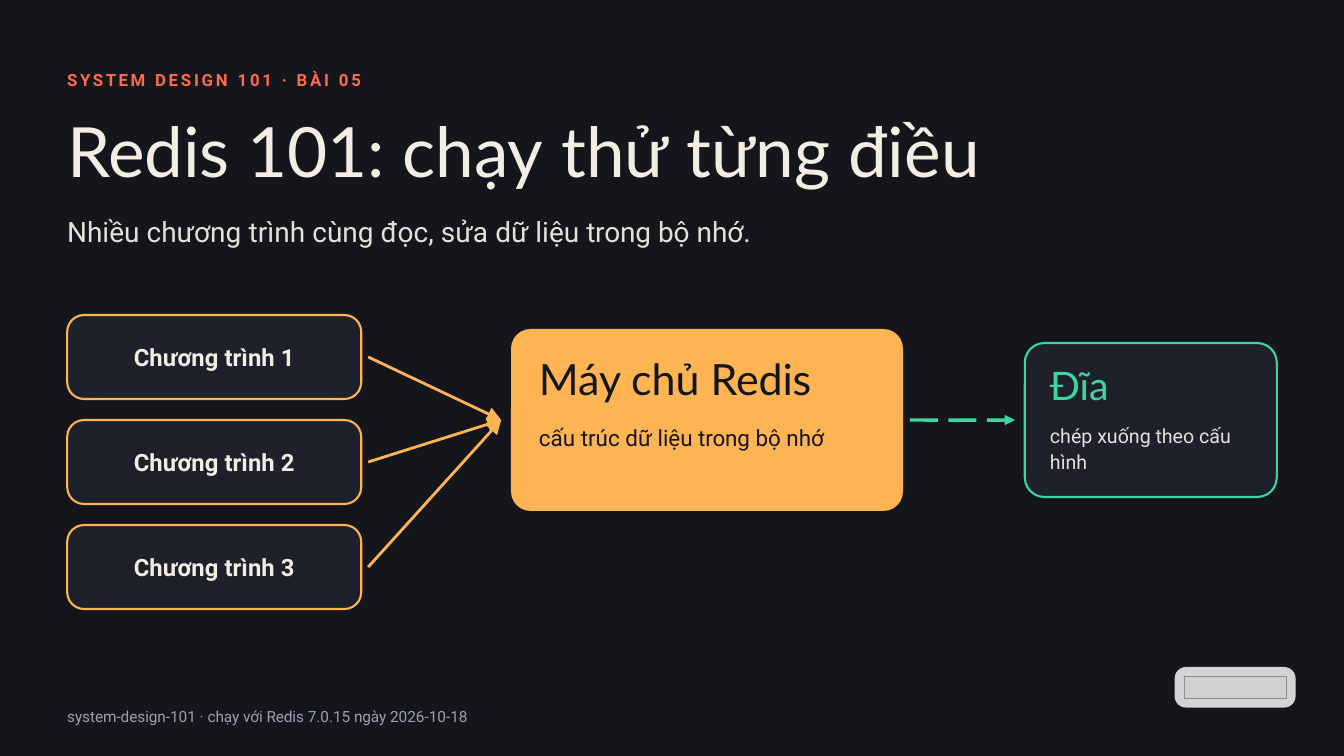
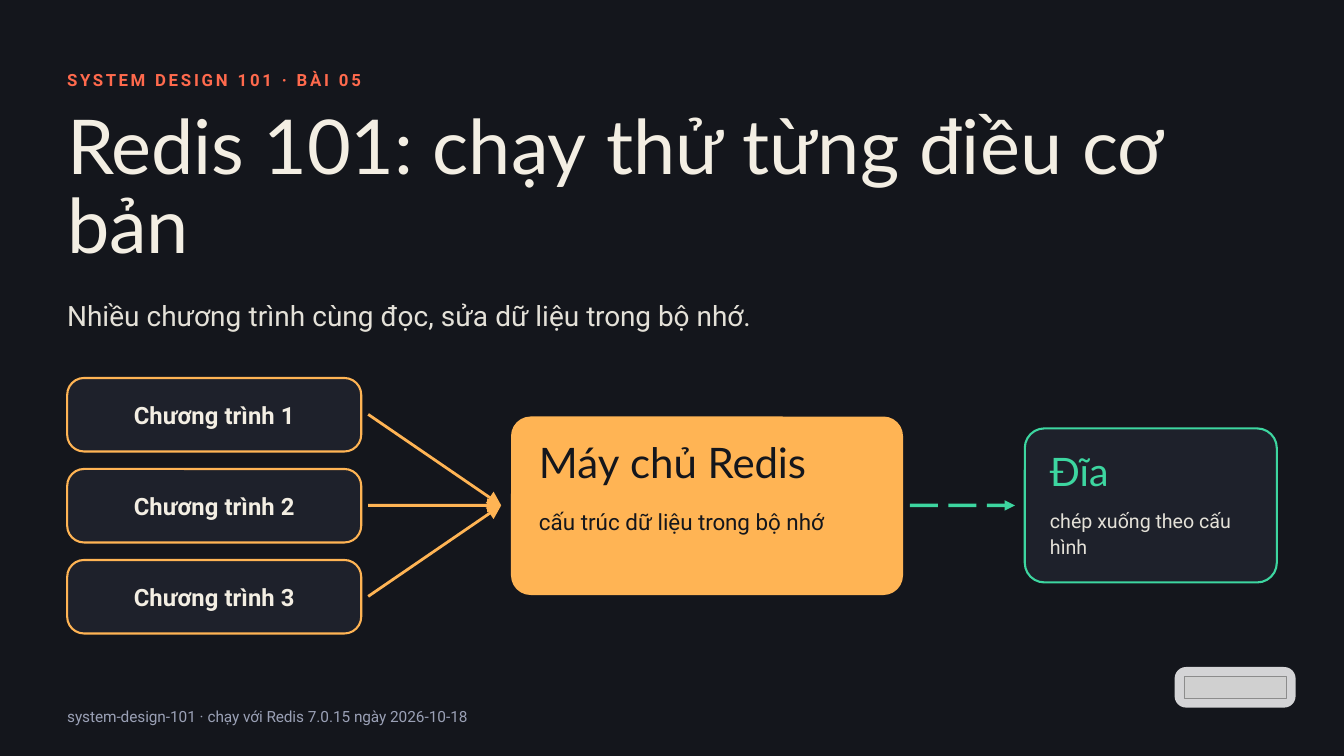
Before and after one commit to vohoailinh90/tool-marketing-studio, a slide deck: slide 1 of system-design-101/vi/lessons/sd-06-005/slides/sd-06-005.pptx. Drawn at 1344x756 pixels with LibreOffice and Linux fonts; fonts in the diff are those of the drawing; grey boxes stand for pictures. Boxes give left, top, right and bottom in pixels: in the first picture for what was removed or moved away, otherwise in the second. Text is boxed around its words. In the diff, an @@ line names an element or a change of style, - is before the commit and + after.

```diff
--- a/system-design-101/vi/lessons/sd-06-005/slides/sd-06-005.pptx
+++ b/system-design-101/vi/lessons/sd-06-005/slides/sd-06-005.pptx
@@ text at (67, 114, 1164, 254): text changed; size 74.2 to 81 pt @@
-Redis 101: chạy thử từng điều
+Redis 101: chạy thử từng điều cơ bản
@@ text "Redis 101: chạy thử từng ..." at (67, 114, 1164, 254): vertical alignment middle to top @@
@@ rounded rectangle "Chương trình 1": place and size @@
-rounded rectangle "Chương trình 1" at (67, 315, 362, 399)
+rounded rectangle "Chương trình 1" at (67, 378, 362, 451)
@@ arrow moved from (368, 357) - (501, 420) to (368, 415) - (501, 505) @@
@@ proportions changed in 4 elements at (67, 560, 362, 633), (67, 469, 362, 542), (67, 378, 362, 451), (511, 417, 902, 595) @@
@@ rounded rectangle: place and size @@
-rounded rectangle at (511, 329, 902, 511)
+rounded rectangle at (511, 417, 902, 595)
@@ text "Máy chủ Redis" at (539, 447, 806, 486): size 46.1 to 45 pt @@
@@ 5 texts, 1 arrow, 1 rounded rectangle: place and size @@
-5 texts, 1 arrow, 1 rounded rectangle at (67, 219, 1277, 497)
+5 texts, 1 arrow, 1 rounded rectangle at (67, 303, 1277, 583)
@@ rounded rectangle "Chương trình 2": place and size @@
-rounded rectangle "Chương trình 2" at (67, 420, 362, 504)
+rounded rectangle "Chương trình 2" at (67, 469, 362, 542)
@@ arrow moved from (368, 567) - (501, 420) to (368, 597) - (501, 505) @@
@@ arrow moved from (368, 462) - (501, 420) to (368, 505) - (501, 505) @@
@@ rounded rectangle "Chương trình 3": place and size @@
-rounded rectangle "Chương trình 3" at (67, 525, 362, 609)
+rounded rectangle "Chương trình 3" at (67, 560, 362, 633)
```
Also in this commit, not shown: 4 other files.
